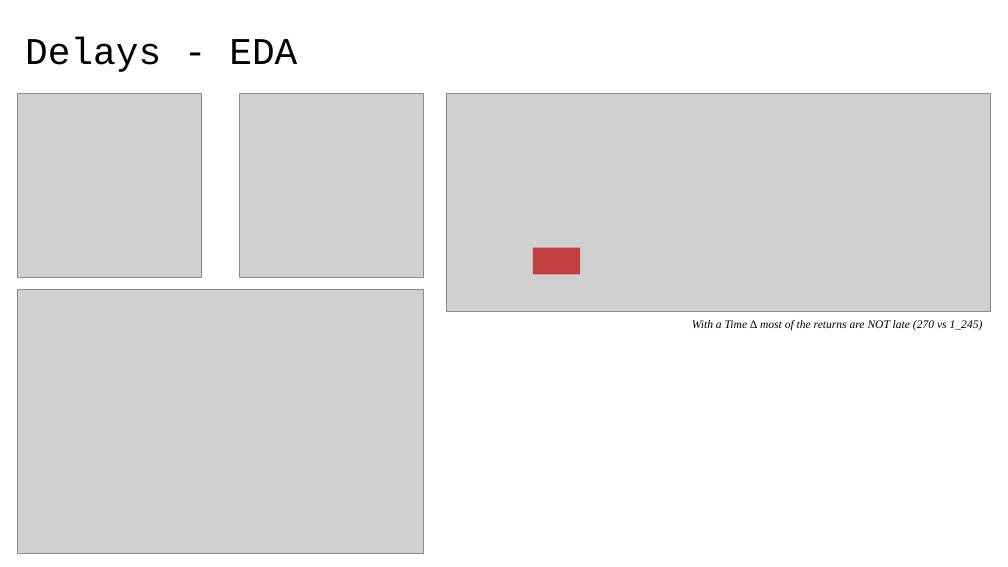
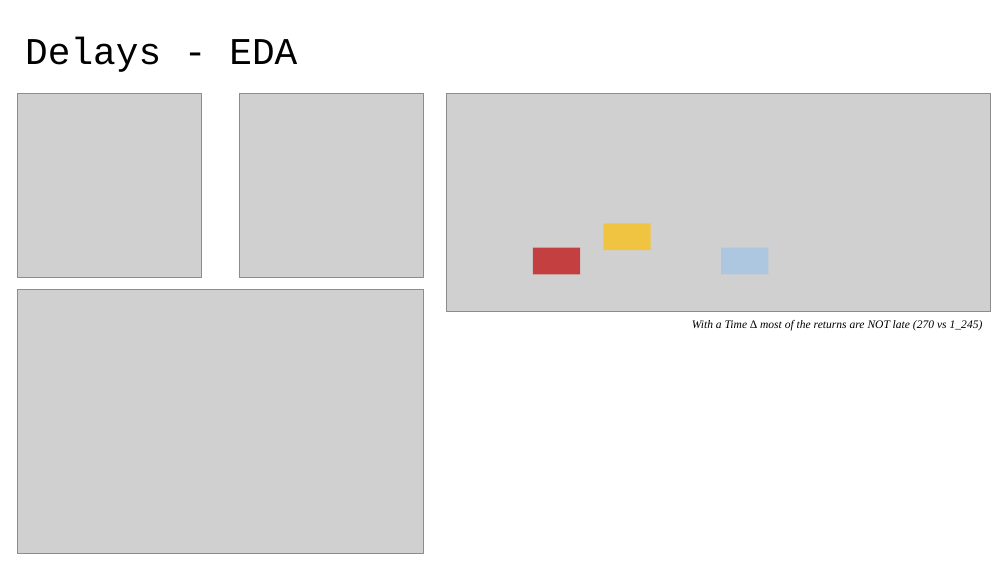
Before and after one commit to 40tude/02_Data-Science_Fullstack_march_2024, a slide deck: slide 2 of 08_deployment/99_Project_getaround/01_getaround_project.pptx. Drawn at 1008x567 pixels with LibreOffice and Linux fonts; fonts in the diff are those of the drawing; grey boxes stand for pictures. Boxes give left, top, right and bottom in pixels: in the first picture for what was removed or moved away, otherwise in the second. Text is boxed around its words. In the diff, an @@ line names an element or a change of style, - is before the commit and + after.

```diff
--- a/08_deployment/99_Project_getaround/01_getaround_project.pptx
+++ b/08_deployment/99_Project_getaround/01_getaround_project.pptx
@@ rectangle added at box(603, 224, 651, 250), fill #FFC000 at 69% opacity @@
@@ rectangle added at box(721, 248, 769, 274), fill #9DC3E6 at 69% opacity @@
```
Also in this commit, not shown: 1 other slide changed, 4 other files.
